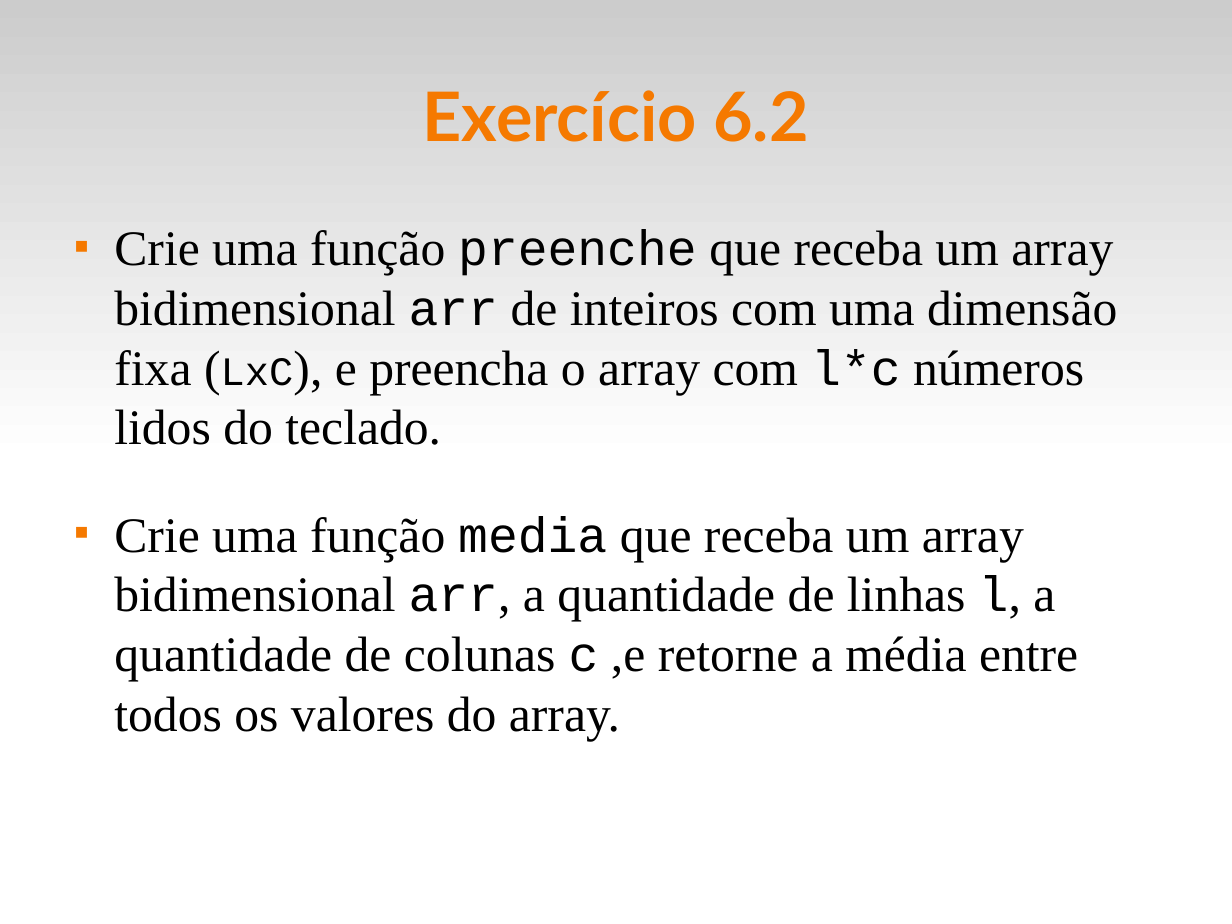
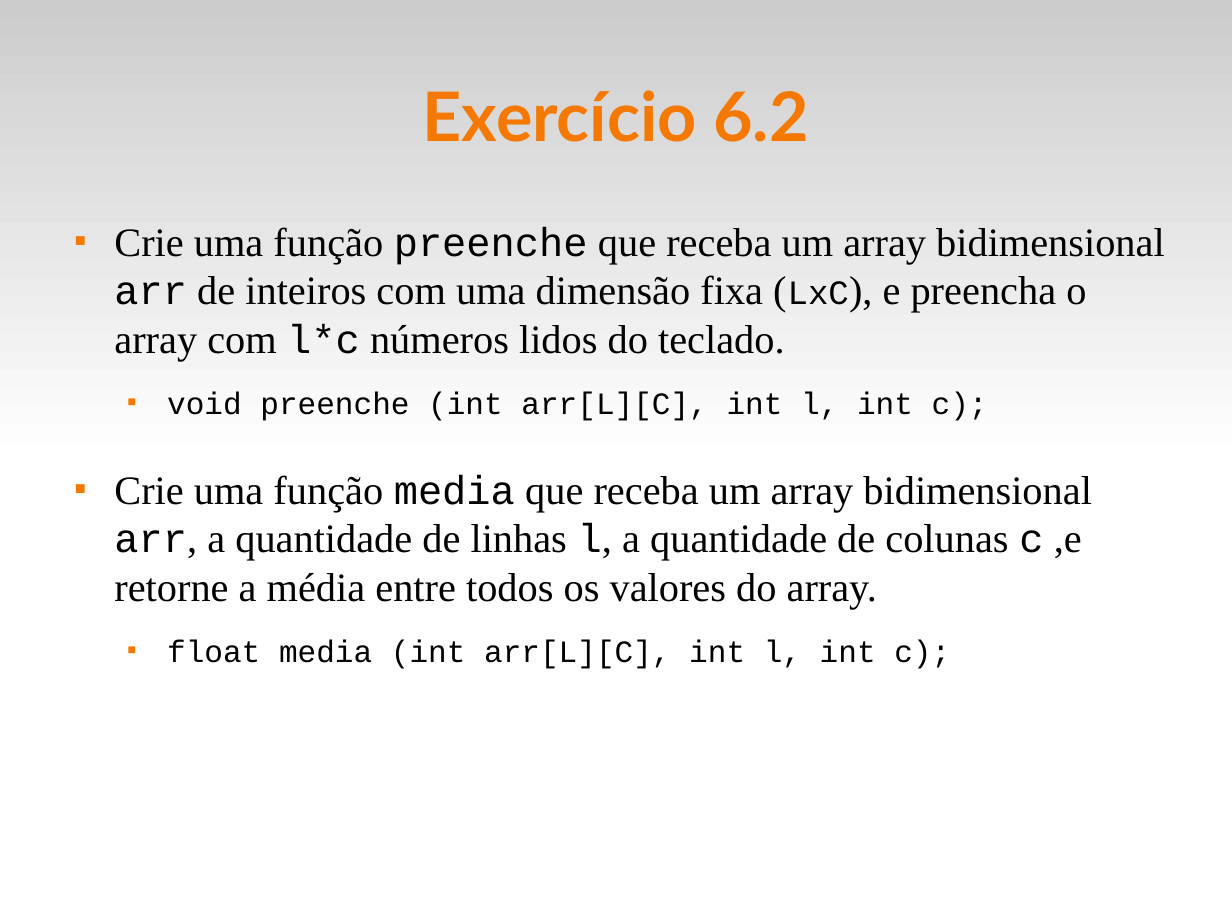
Before and after one commit to fsantanna-uerj/LP1, a slide deck: slide 8 of Slides/lp1-06-vetores.odp. Drawn at 1232x924 pixels with LibreOffice and Linux fonts; fonts in the diff are those of the drawing. Boxes give left, top, right and bottom in pixels: in the first picture for what was removed or moved away, otherwise in the second. Text is boxed around its words. In the diff, an @@ line names an element or a change of style, - is before the commit and + after.

```diff
--- a/Slides/lp1-06-vetores.odp
+++ b/Slides/lp1-06-vetores.odp
@@ text at [114,227,1165,609]: size 32 to 26 pt in "Crie uma função preenche que receba um ...", "Crie uma função media que receba um ..."; size 26 to 22 pt in "(LxC)," @@
@@ text at [167,392,988,421]: paragraph added @@
+  ■ void preenche (int arr[L][C], int l, int c);
@@ text at [167,639,950,669]: paragraph added @@
+  ■ float media (int arr[L][C], int l, int c);
```
Also in this commit, not shown: 5 other files.
